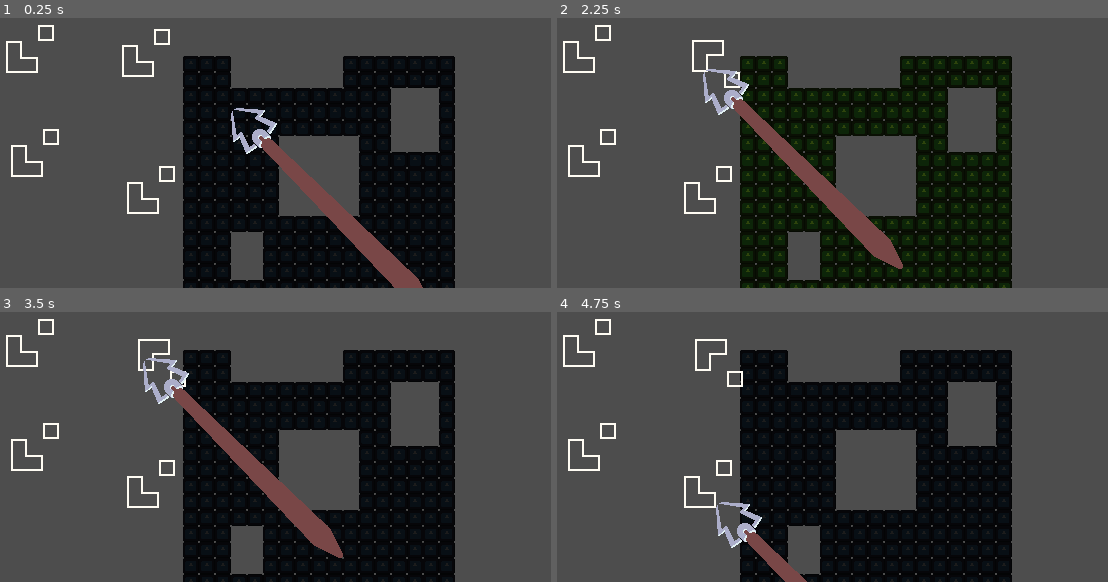
Above: before the commit, frames 1-4 (two rows, left to right).
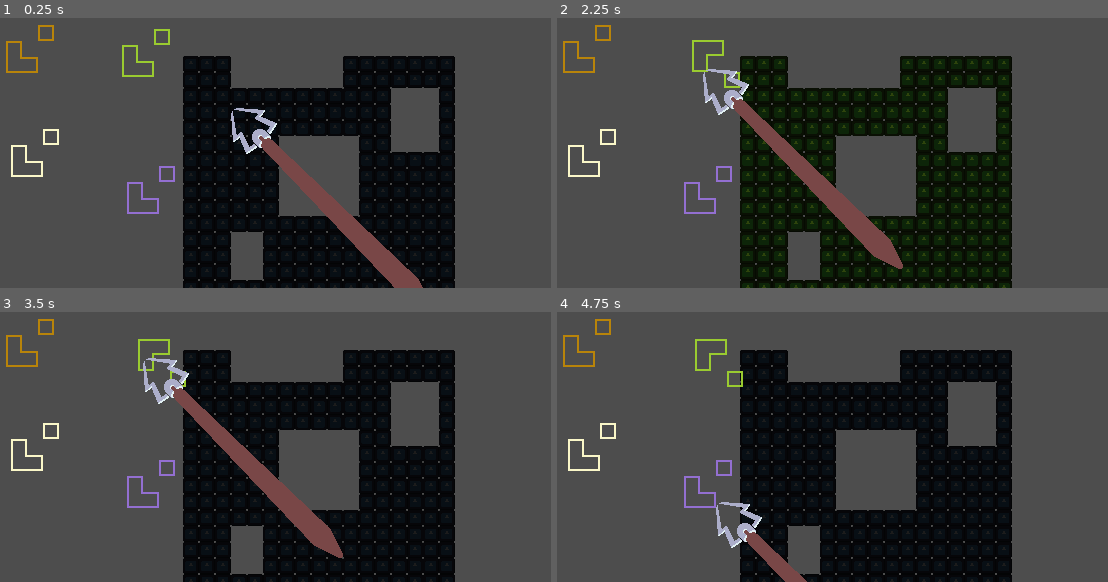
Above: after the commit, the same moments.

Repository: IonBingo/TGJ2025
Game: Godot game, scene res://scenes/test_level.tscn
The game is run twice, just before and just after one commit, with the same random seed, the same clock (stepped at 60 frames per second) and the same inputs. The project has no main scene, so this scene is started directly. The engine's default icon, where the game draws it, is replaced by a stand-in: a white triangle on a blue panel in a dark square.
Inputs (mouse positions are in pixels of both pictures, inside the frame that each line leads up to):
- Up to frame 1 (0.25 s): no input
- Up to frame 2 (2.25 s): tap Enter at 0.5, 2 s; move the mouse to (584, 63) at 0.52 s; press the mouse at (584, 63) at 0.53 s; tap Space at 1.25 s; move the mouse to (590, 63) at 1.27 s; release the mouse at (590, 63) at 1.28 s; click (590, 63) at 1.35 s; move the mouse to (700, 69) at 2.02 s; press the mouse at (700, 69) at 2.03 s; right-click (700, 69) at 2.1 s
- Up to frame 3 (3.5 s): tap Space at 2.75 s; move the mouse to (143, 357) at 2.77 s; release the mouse at (143, 357) at 2.78 s; click (143, 357) at 2.85 s
- Up to frame 4 (4.75 s): tap Enter at 3.5 s; move the mouse to (705, 501) at 3.52 s; press the mouse at (705, 501) at 3.53 s; tap Space at 4.25 s; move the mouse to (716, 501) at 4.27 s; release the mouse at (716, 501) at 4.28 s; right-click (716, 501) at 4.35 s; click (716, 501) at 4.55 s

The runs differ from the first frame. In frame 1, 0.9% of the frame differs, in the area x 1-32%, y 2-73%; in frame 2, 0.9%; in frame 3, 0.9%; in frame 4, 0.9%.

Commit message:
Implemented edge checking for special rooms

Diff:
--- a/level.gd
+++ b/level.gd
@@ -8,3 +8,9 @@
 # Called every frame. 'delta' is the elapsed time since the previous frame.
 func _process(delta):
 	$Cursor.global_position = get_global_mouse_position()
+	var all_valid = true
+	for room in $Rooms.get_children():
+		if room.locked_to_slot:
+			room.check_valid()
+		all_valid = all_valid and room.valid
+	$Button.visible = all_valid
--- a/scenes/drag_tile.tscn
+++ b/scenes/drag_tile.tscn
@@ -445,6 +445,31 @@
 [node name="Anchor" type="Node2D" parent="."]
 position = Vector2(8, 8)
 
+[node name="Edges" type="Area2D" parent="Anchor"]
+collision_layer = 0
+collision_mask = 3
+
+[node name="CollisionPolygon2D" type="CollisionPolygon2D" parent="Anchor/Edges"]
+polygon = PackedVector2Array(-27, -21, -27, 5, -37, 5, -37, -21)
+
+[node name="CollisionPolygon2D2" type="CollisionPolygon2D" parent="Anchor/Edges"]
+position = Vector2(16, 32)
+polygon = PackedVector2Array(-11, -21, -11, -10, -37, -10, -37, -21)
+
+[node name="CollisionPolygon2D3" type="CollisionPolygon2D" parent="Anchor/Edges"]
+position = Vector2(16, -32)
+polygon = PackedVector2Array(-11, -5, -11, 11, 5, 11, 5, 37, -5, 37, -5, 21, -21, 21, -21, 5, -37, 5, -37, -5)
+
+[node name="CollisionPolygon2D5" type="CollisionPolygon2D" parent="Anchor/Edges"]
+position = Vector2(36, -38)
+scale = Vector2(0.620606, 0.625977)
+polygon = PackedVector2Array(-24, -24, -24, -8, -40, -8, -40, -24)
+
+[node name="CollisionPolygon2D6" type="CollisionPolygon2D" parent="Anchor/Edges"]
+position = Vector2(52, -22)
+scale = Vector2(0.620606, 0.625977)
+polygon = PackedVector2Array(-24, -24, -24, -8, -40, -8, -40, -24)
+
 [node name="RoomTiles" type="TileMap" parent="Anchor"]
 position = Vector2(-8, -8)
 tile_set = SubResource("TileSet_w6au5")
@@ -468,8 +493,6 @@
 
 [node name="CollisionShape2D" type="CollisionShape2D" parent="Anchor/SelectionPoint"]
 shape = SubResource("RectangleShape2D_em8ju")
-
-[node name="Edges" type="Node" parent="Anchor"]
 
 [connection signal="area_entered" from="Anchor/RoomShape" to="." method="_on_room_shape_area_entered"]
 [connection signal="area_exited" from="Anchor/RoomShape" to="." method="_on_room_shape_area_exited"]
--- a/scenes/test_level.tscn
+++ b/scenes/test_level.tscn
@@ -21,19 +21,33 @@
 format = 2
 layer_0/tile_data = PackedInt32Array(983061, 0, 65536, 1048597, 0, 65536, 1048598, 0, 65536, 983062, 0, 65536, 917526,  …(5416 unchanged characters)…
 
-[node name="Draggable" parent="." instance=ExtResource("4_2vhe7")]
+[node name="Rooms" type="Node" parent="."]
+
+[node name="Draggable" parent="Rooms" instance=ExtResource("4_2vhe7")]
 position = Vector2(111, 129)
+room_type = 1
 
-[node name="Draggable2" parent="." instance=ExtResource("4_2vhe7")]
+[node name="Draggable2" parent="Rooms" instance=ExtResource("4_2vhe7")]
 position = Vector2(227, 133)
+room_type = 4
 
-[node name="Draggable3" parent="." instance=ExtResource("4_2vhe7")]
+[node name="Draggable3" parent="Rooms" instance=ExtResource("4_2vhe7")]
 position = Vector2(232, 270)
+room_type = 3
 
-[node name="Draggable4" parent="." instance=ExtResource("4_2vhe7")]
+[node name="Draggable4" parent="Rooms" instance=ExtResource("4_2vhe7")]
 position = Vector2(116, 233)
+room_type = 2
+
+[node name="Button" type="Button" parent="."]
+offset_left = 54.0
+offset_top = 306.0
+offset_right = 149.0
+offset_bottom = 332.0
+text = "Next Puzzle"
 
 [node name="Cursor" type="Node2D" parent="."]
+z_index = 1
 
 [node name="Sprite2D" type="Sprite2D" parent="Cursor"]
 texture = ExtResource("5_ijybh")
--- a/scripts/drag_tile.gd
+++ b/scripts/drag_tile.gd
@@ -1,5 +1,7 @@
 extends Node2D
 
+@export var room_type: Globals.room_types
+var valid = false
 var draggable = false
 var in_slot = false
 var locked_to_slot = false
@@ -9,35 +11,73 @@
 var offset: Vector2
 var start_pos: Vector2
 
-# Called when the node enters the scene tree for the first time.
+func check_valid():
+	match room_type:
+			Globals.room_types.NORMAL:
+				valid = true
+			Globals.room_types.KITCHEN:
+				valid = true
+			Globals.room_types.SUNROOM:
+				var areas = $Anchor/Edges.get_overlapping_areas()
+				for area in areas:
+					if area.is_in_group('OOB'):
+						valid = true
+						$Anchor/RoomTiles.modulate = Color.YELLOW
+						return
+				valid = false
+				$Anchor/RoomTiles.modulate = Color.LIGHT_GOLDENROD
+			Globals.room_types.VAMPIRE:
+				var areas = $Anchor/Edges.get_overlapping_areas()
+				for area in areas:
+					if area.is_in_group('OOB'):
+						valid = false
+						$Anchor/RoomTiles.modulate = Color.MEDIUM_PURPLE
+						return
+				valid = true
+				$Anchor/RoomTiles.modulate = Color.PURPLE
+			Globals.room_types.SUMMONING:
+				var areas = $Anchor/Edges.get_overlapping_areas()
+				for area in areas:
+					var neighbor = area.get_parent().get_parent()
+					if "room_type" in neighbor and neighbor.room_type == Globals.room_types.KITCHEN:
+						valid = false
+						$Anchor/RoomTiles.modulate = Color.YELLOW_GREEN
+						return
+				valid = true
+				$Anchor/RoomTiles.modulate = Color.WEB_GREEN
+
 func _ready():
-	$Anchor/Sprite2D.modulate = Color.CADET_BLUE
+	start_pos = global_position
+	match room_type:
+			Globals.room_types.KITCHEN:
+				$Anchor/RoomTiles.modulate = Color.DARK_GOLDENROD
+			Globals.room_types.SUNROOM:
+				$Anchor/RoomTiles.modulate = Color.LIGHT_GOLDENROD
+			Globals.room_types.VAMPIRE:
+				$Anchor/RoomTiles.modulate = Color.MEDIUM_PURPLE
+			Globals.room_types.SUMMONING:
+				$Anchor/RoomTiles.modulate = Color.YELLOW_GREEN
+
+
 
 # Called every frame. 'delta' is the elapsed time since the previous frame.
 func _process(delta):
 	if draggable:
 		if Input.is_action_just_pressed("click_l"):
 			if locked_to_slot:
+				valid = false
 				locked_to_slot = false
 				occupied_slot.occupied = false
-			if not start_pos:
-				start_pos = global_position
 			offset = get_global_mouse_position() - global_position
 			Globals.is_dragging = true
 		if Input.is_action_pressed("click_l"):
 			if Input.is_action_just_pressed("click_r"):
 				$Anchor.rotation_degrees += 90
 			var temp = get_global_mouse_position() - offset
-			if overlapping:
-				$Anchor/Sprite2D.modulate = Color.DARK_RED
-			else:
-				$Anchor/Sprite2D.modulate = Color.WHITE
 			global_position = Vector2(snapped(temp.x,16), snapped(temp.y,16))
 		elif Input.is_action_just_released("click_l"):
 			Globals.is_dragging = false
 			if in_slot and not target_slot.occupied and not overlapping:
-				$Anchor/Sprite2D.modulate = Color.WHITE
-				print(target_slot.global_position)
 				target_slot.occupied = true
 				position = Vector2(target_slot.position.x - 8, target_slot.position.y - 8)
 				draggable = false
@@ -45,21 +85,8 @@
 				locked_to_slot = true
 				occupied_slot = target_slot
 			else:
-				$Anchor/Sprite2D.modulate = Color.CADET_BLUE
 				draggable = false
 				global_position = start_pos
-
-func _on_area_2d_mouse_entered():
-	pass
-	#if not Globals.is_dragging:
-	#	draggable = true
-	#	$Anchor/Sprite2D.modulate = Color.WEB_GRAY
-
-func _on_area_2d_mouse_exited():
-	pass
-	#if not Globals.is_dragging:
-	#	draggable = false
-	#	$Anchor/Sprite2D.modulate = Color.WHITE
 
 func _on_area_2d_body_entered(body):
 	if body.is_in_group('slots'):
@@ -74,13 +101,11 @@
 func _on_room_shape_mouse_entered():
 	if not Globals.is_dragging:
 		draggable = true
-		$Anchor/Sprite2D.modulate = Color.WEB_GRAY
 
 
 func _on_room_shape_mouse_exited():
 	if not Globals.is_dragging:
 		draggable = false
-		$Anchor/Sprite2D.modulate = Color.WHITE
 
 
 func _on_room_shape_area_entered(area):
--- a/scripts/globals.gd
+++ b/scripts/globals.gd
@@ -1,3 +1,12 @@
 extends Node
 
 var is_dragging: bool = false
+
+enum room_types
+{
+	NORMAL,
+	KITCHEN,
+	SUNROOM,
+	VAMPIRE,
+	SUMMONING
+}
